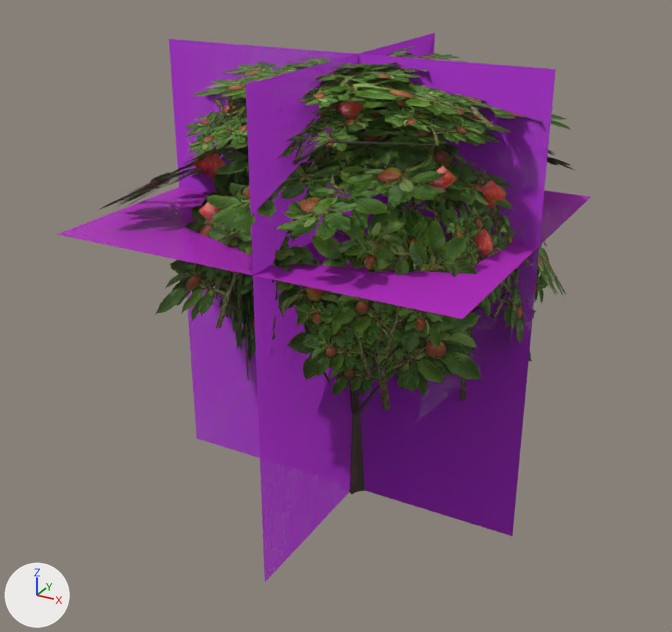
A saved change to the glTF model data/models/board/vegetation/orchard-upright.glb.
Both versions are drawn from a 50 mm lens placed at (25.9, -49.7, 37.8), pointed at (-1.0, -0.8, 13.4). Every picture has the same lights, and +X, +Y and +Z are marked at lower left. The first picture is the older version. Where no turn or scale is listed for an object, it has been applied to the vertices. Vertices at exactly the same position are counted once.

In view in the first picture: 'orchard-upright-lod0.001', 'orchard-upright-lod1.001', 'orchard-upright-lod2.001', 'orchard-upright-lod3.001'.
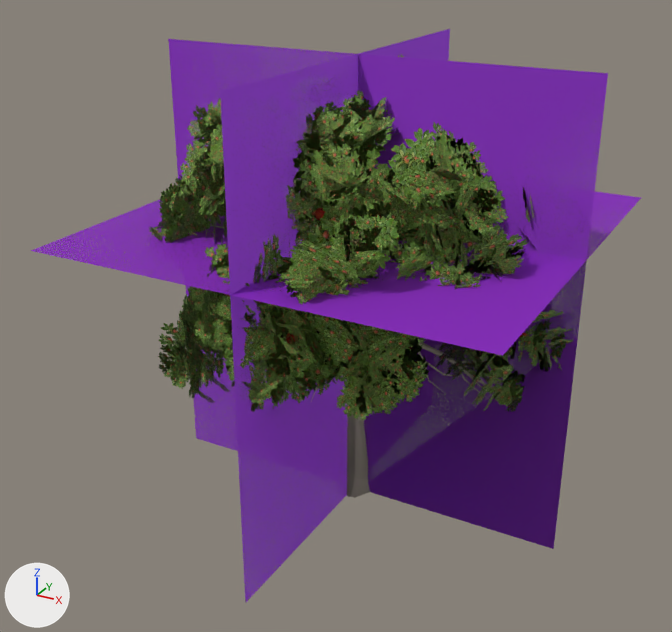
What differs and where, as boxes (x1, y1, x2, y2) in the pictures (672 x 632 px; the box of a moved part takes in the faces that stretch with it):
'orchard-upright-lod3.001', reshaped, recoloured (14% wider): before (57, 33, 591, 582); after (31, 29, 641, 603)
'orchard-upright-lod0.001', surface changed, reshaped: before (185, 52, 548, 492); after (149, 56, 586, 498)
'orchard-upright-lod2.001', surface changed, reshaped: before (98, 57, 576, 491); after (159, 55, 579, 497)
'orchard-upright-lod1.001', surface changed, reshaped: before (192, 46, 514, 494); after (158, 54, 575, 412)
part 1 of me_orchard_upright_lod0, deleted (green): before (185, 52, 521, 398)
part 2 of me_orchard_upright_lod0, built on (mostly hidden before): before (218, 94, 548, 492); after (149, 56, 586, 498)
part 3 of me_orchard_upright_lod1, deleted: before (230, 84, 514, 400)
part 4 of me_orchard_upright_lod1, reshaped: before (192, 46, 500, 494); after (158, 54, 575, 412)
part 5 of me_orchard_upright_lod2, deleted: before (466, 229, 493, 257)
part 6 of me_orchard_upright_lod2, reshaped (mostly hidden afterwards): before (98, 57, 576, 491); after (159, 55, 579, 497)
part 7 of me_orchard_upright_lod3, moved or reshaped: before (57, 33, 591, 582); after (31, 29, 641, 603)
part 8 of me_orchard_upright_lod3, recoloured: before (169, 33, 556, 582); after (168, 29, 608, 603)
part 9 of me_orchard_upright_lod3, recoloured: before (57, 176, 591, 319); after (31, 187, 641, 356)

What changed in the scene script:
```text
Change mat_fruit:
    where n4 = _N.new('ShaderNodeTexImage'); n4.name = 'Image Texture'
    n4.image: img_orchard_cutout_albedo_png -> img_apple_skin_albedo_png
    where n6 = _N.new('ShaderNodeTexImage'); n6.name = 'Image Texture.001'
    n6.image: img_orchard_cutout_normal_png -> img_apple_skin_normal_png
Change me_orchard_upright_lod0:
    remove me_orchard_upright_lod0.from_pydata(...)  # 675 vertices, 632 faces; spans x -13.8..11.8, y -11.7..11.3, z 0.0..30.0
    add me_orchard_upright_lod0.from_pydata(...)  # 23946 vertices, 27720 faces; spans x -13.9..14.5, y -13.8..14.0, z 0.0..30.0
    me_orchard_upright_lod0 part 1: 88 loose pieces with 382 vertices, spanning x -13.8..11.8, y -11.7..11.3, z 10.2..30.0, are deleted
    me_orchard_upright_lod0 part 2: 292 vertices removed from x -12.8..11.8, y -9.8..10.2, z 0.0..29.5; 23945 vertices added at x -13.9..14.5, y -13.8..14.0, z 0.0..30.0
Change me_orchard_upright_lod1:
    remove me_orchard_upright_lod1.from_pydata(...)  # 254 vertices, 232 faces; spans x -12.4..12.6, y -10.5..12.2, z 0.0..30.0
    add me_orchard_upright_lod1.from_pydata(...)  # 6992 vertices, 7464 faces; spans x -13.9..14.5, y -13.8..14.0, z 0.0..30.0
    me_orchard_upright_lod1 part 3: 12 loose pieces with 70 vertices, spanning x -9.7..12.6, y -9.6..12.2, z 5.7..29.9, are deleted
    me_orchard_upright_lod1 part 4: 184 vertices removed from x -12.4..11.2, y -10.5..11.3, z 0.0..30.0; 6992 vertices added at x -13.9..14.5, y -13.8..14.0, z 0.0..30.0
Change me_orchard_upright_lod2:
    remove me_orchard_upright_lod2.from_pydata(...)  # 109 vertices, 80 faces; spans x -16.0..16.1, y -15.6..17.0, z 0.0..30.0
    add me_orchard_upright_lod2.from_pydata(...)  # 2476 vertices, 2264 faces; spans x -13.9..14.5, y -13.8..14.0, z 0.0..30.0
    me_orchard_upright_lod2 part 5: the loose piece of 5 vertices spanning x 8.6..10.3, y -3.9..-2.3, z 20.0..21.8 is deleted
    me_orchard_upright_lod2 part 6: 79 vertices removed from x -16.0..16.1, y -15.6..17.0, z 0.0..30.0; 2296 vertices added at x -13.9..14.5, y -13.8..14.0, z 0.0..30.0
    other edits to the shape of me_orchard_upright_lod2 do not show in these pictures
Change me_orchard_upright_lod3:
    remove me_orchard_upright_lod3.from_pydata(...)  # 12 vertices, 6 faces; spans x -13.8..11.8, y -11.7..11.3, z 0.0..30.0
    add me_orchard_upright_lod3.from_pydata(...)  # 12 vertices, 6 faces; spans x -13.9..14.5, y -13.8..14.0, z 0.0..30.0
    me_orchard_upright_lod3 part 7
    me_orchard_upright_lod3.vertices[1].co: (11.8, 0.0, 0.0) -> (14.5, 0.0, 0.0)  # pixel (512, 536) -> pixel (553, 549)
    me_orchard_upright_lod3.vertices[2].co: (11.8, 0.0, 30.0) -> (14.5, 0.0, 30.0)  # pixel (555, 69) -> pixel (608, 73)
    me_orchard_upright_lod3.vertices[4].co: (0.0, -11.7, 0.0) -> (0.0, -13.8, 0.0)  # pixel (264, 582) -> pixel (245, 603)
    me_orchard_upright_lod3.vertices[5].co: (0.0, 11.3, 0.0) -> (0.0, 14.0, 0.0)  # pixel (419, 417) -> pixel (432, 403)
    me_orchard_upright_lod3.vertices[6].co: (0.0, 11.3, 30.0) -> (0.0, 14.0, 30.0)  # pixel (434, 32) -> pixel (449, 28)
    me_orchard_upright_lod3.vertices[7].co: (0.0, -11.7, 30.0) -> (0.0, -13.8, 30.0)  # pixel (245, 84) -> pixel (220, 91)
    me_orchard_upright_lod3.vertices[8].co: (-13.8, -11.7, 20.1) -> (-13.9, -13.8, 19.8)  # pixel (56, 234) -> pixel (30, 250)
    me_orchard_upright_lod3.vertices[9].co: (11.8, -11.7, 20.1) -> (14.5, -13.8, 19.8)  # pixel (462, 318) -> pixel (502, 355)
    me_orchard_upright_lod3.vertices[10].co: (11.8, 11.3, 20.1) -> (14.5, 14.0, 19.8)  # pixel (591, 196) -> pixel (641, 197)
    me_orchard_upright_lod3.vertices[11].co: (-13.8, 11.3, 20.1) -> (-13.9, 14.0, 19.8)
    me_orchard_upright_lod3 part 8: 4 faces centred in x -5.3..3.2, y -4.0..3.6, z 10.0..20.0 are repainted in the vertex colours; the middle colour goes from purple #d638ff to purple #b240ff
    me_orchard_upright_lod3 part 9: 2 faces centred in x -5.3..3.2, y -4.0..3.6, z 20.1 are repainted in the vertex colours; the middle colour goes from pink #ec29ff to purple #b629ff
```
